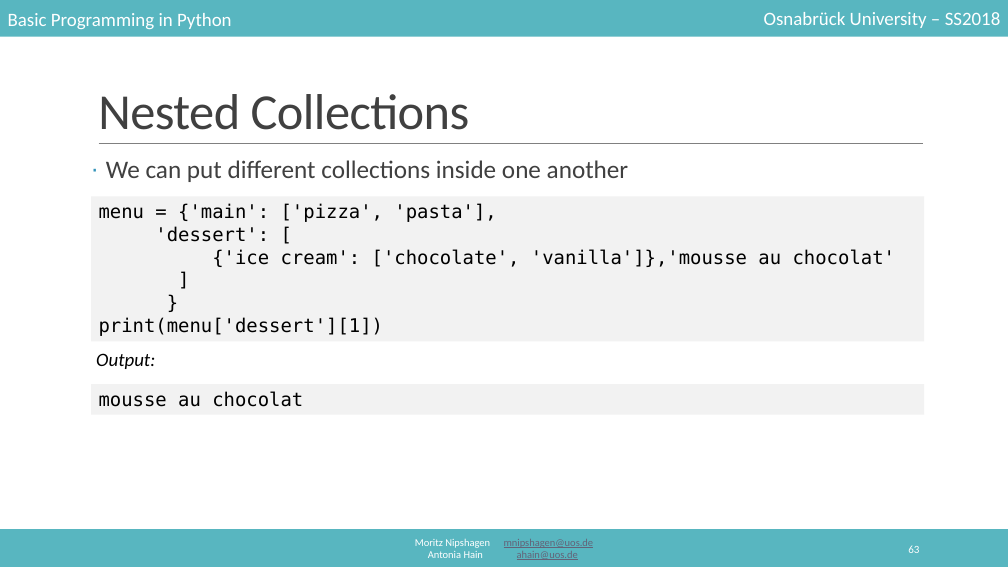
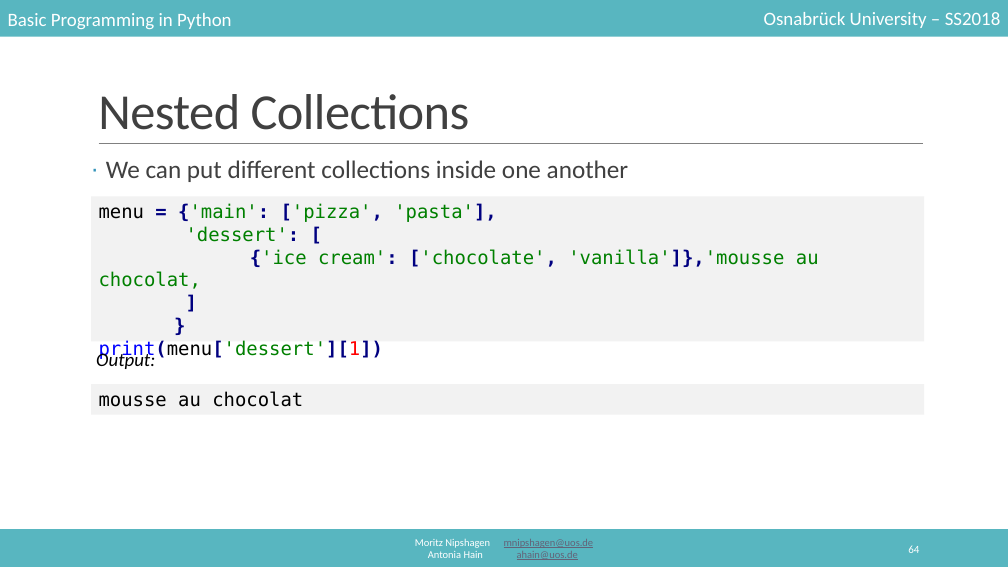
Before and after one commit to mnipshagen/monty, a slide deck: slide 64 of 2018/04/04_Lists_and_Collections.pptx (slide 63 before the commit). Drawn at 1008x567 pixels with LibreOffice and Linux fonts; fonts in the diff are those of the drawing. Boxes give left, top, right and bottom in pixels: in the first picture for what was removed or moved away, otherwise in the second. Text is boxed around its words. In the diff, an @@ line names an element or a change of style, - is before the commit and + after.

```diff
--- a/2018/04/04_Lists_and_Collections.pptx
+++ b/2018/04/04_Lists_and_Collections.pptx
@@ text in rectangle at (99, 203, 496, 359): text colour #000000 to #000080, bold on in "= {'main': ['pizza', 'pasta'],", "'dessert': [", "]", "}" and 1 more places; text colour #000000 to #008000 in "{'main': ['pizza', 'pasta'],", "'dessert':", "print(menu['dessert'][1])"; text colour #000000 to #0000FF, text colour #000000 to #FF0000 in "print(menu['dessert'][1])" @@
@@ text in rectangle at (99, 249, 819, 289): text changed; text colour #000000 to #008000 @@
-{'ice cream': ['chocolate', 'vanilla']},'mousse au chocolat'
+{'ice cream': ['chocolate', 'vanilla']},'mousse au chocolat‚
```
Also in this commit, not shown: 53 other slides changed, 3 slides added, 1 other file.
